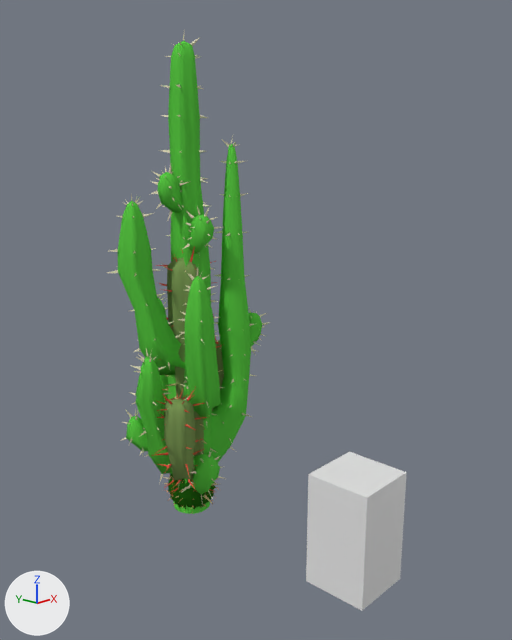
The Blender file Blender/Environment/Plants/Cactii.blend as it was, and as the next commit left it.
Both versions are drawn from a 50 mm lens placed at (-7.8, -8.73, 6.6), pointed at (0.07, -1.49, 3.75). The lights are fixed; the arrows at lower left show +X, +Y and +Z.

The scene before the commit, as lines of its bpy script (objects in view):
```python
ob_cube = bpy.data.objects.new('Cube', me_cube)
ob_cube.location = (0.0, -3.53, 0.99)
ob_cube.scale = (0.5, 0.5, 0.875)
ob_sphere_001 = bpy.data.objects.new('Sphere.001', me_sphere_021)
ob_sphere_001.location = (0.0, 0.0, 0.0)
ob_sphere_002 = bpy.data.objects.new('Sphere.002', me_sphere_022)
ob_sphere_002.location = (0.0, 0.0, 0.0)
ob_sphere_004 = bpy.data.objects.new('Sphere.004', me_sphere_023)
ob_sphere_004.location = (0.0, 0.0, 0.0)
ob_sphere_004.scale = (0.206, 0.206, 0.206)
ob_sphere_007 = bpy.data.objects.new('Sphere.007', me_sphere_028)
ob_sphere_007.location = (0.0, 0.0, 0.0)
```
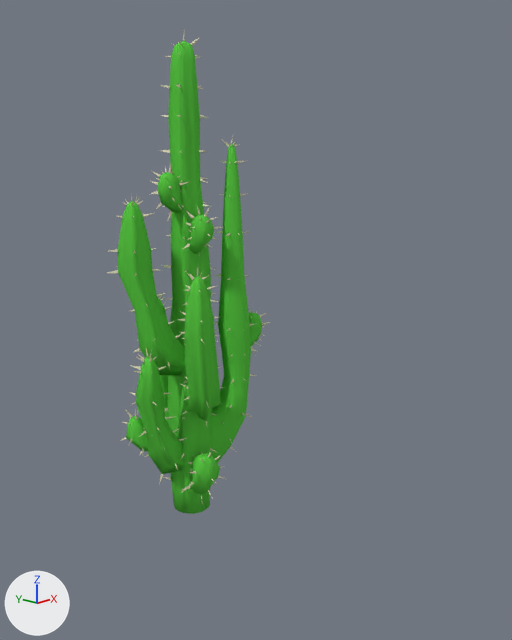
Location of each change, [x1, y1, x2, y2] in pixels of the pictures (512 x 640 px):
'Cube', deleted
    before: [306, 452, 407, 611]
'Sphere.004', hidden (green)
    before: [156, 246, 224, 508]
'Sphere.007', hidden (green)
    before: [164, 473, 219, 514]
'Sphere.001', hidden
    before: [164, 370, 222, 504]

The change, as a list of edits to the scene's bpy script:
```text
Remove ob_cube:
    ob_cube = bpy.data.objects.new('Cube', me_cube)
    ob_cube.location = (0.0, -3.53, 0.99)
    ob_cube.scale = (0.5, 0.5, 0.875)
Change ob_sphere_007:
    add ob_sphere_007.hide_viewport = True
Change ob_sphere_001:
    add ob_sphere_001.hide_viewport = True
Change ob_sphere_004:
    add ob_sphere_004.hide_viewport = True
```
